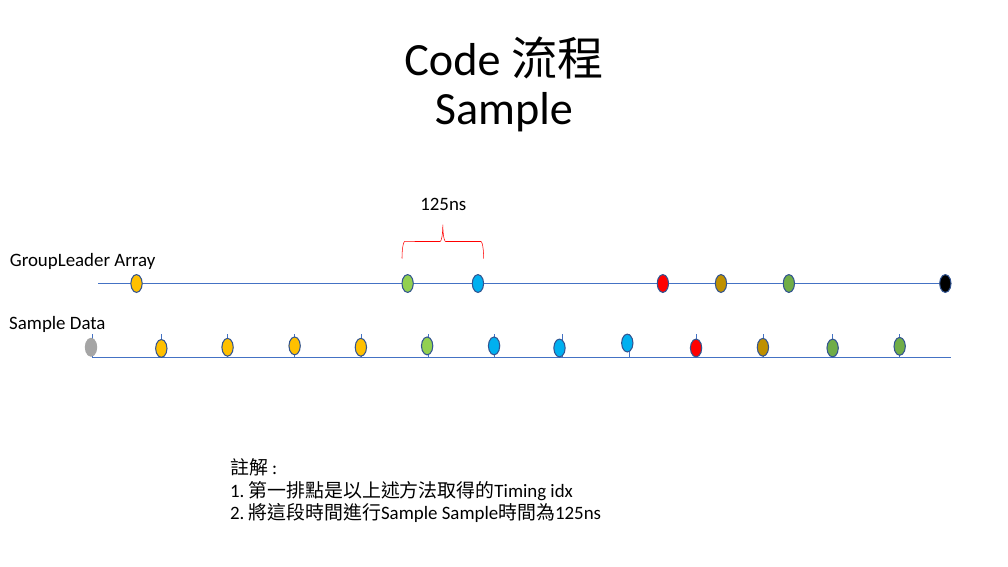
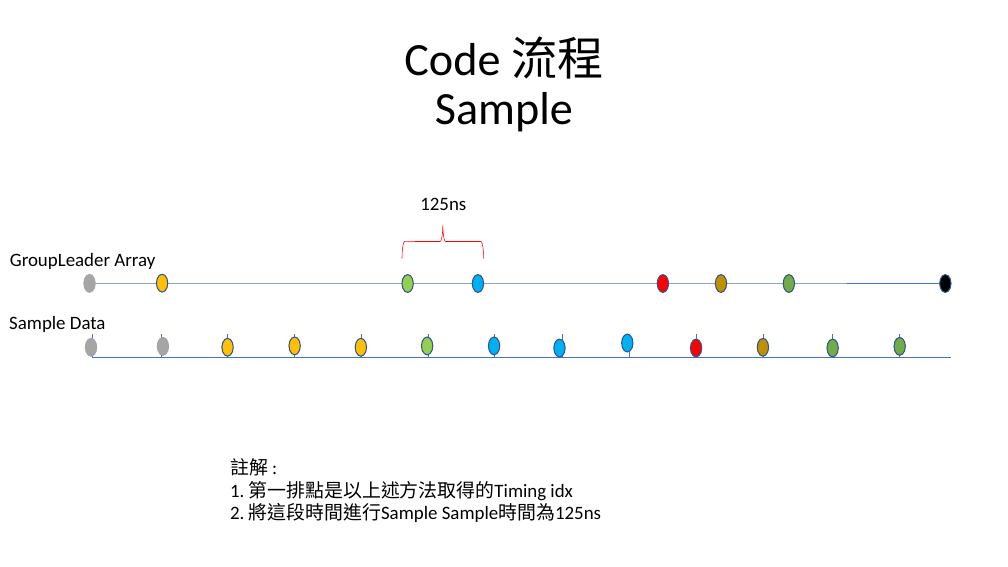
Before and after one commit to a0910281835/Summrary_PDF, a slide deck: slide 26 of Project_Summary_pdf/Project_Summary.pptx. Drawn at 1008x567 pixels with LibreOffice and Linux fonts; fonts in the diff are those of the drawing. Boxes give left, top, right and bottom in pixels: in the first picture for what was removed or moved away, otherwise in the second. Text is boxed around its words. In the diff, an @@ line names an element or a change of style, - is before the commit and + after.

```diff
--- a/Project_Summary_pdf/Project_Summary.pptx
+++ b/Project_Summary_pdf/Project_Summary.pptx
@@ line moved from (98, 284) - (951, 284) to (84, 284) - (951, 284) @@
@@ ellipse added at <box>84,274,95,293</box>, fill #A5A5A5, outline #A5A5A5 1 pt @@
@@ ellipse: place and size @@
-ellipse at <box>131,274,142,293</box>
+ellipse at <box>157,274,168,293</box>
@@ ellipse at <box>157,337,169,355</box>: fill #FFC000 to #A5A5A5; outline #325491 1 pt to #A5A5A5 1 pt @@
```
Also in this commit, not shown: 2 other slides changed, 11 slides added.
